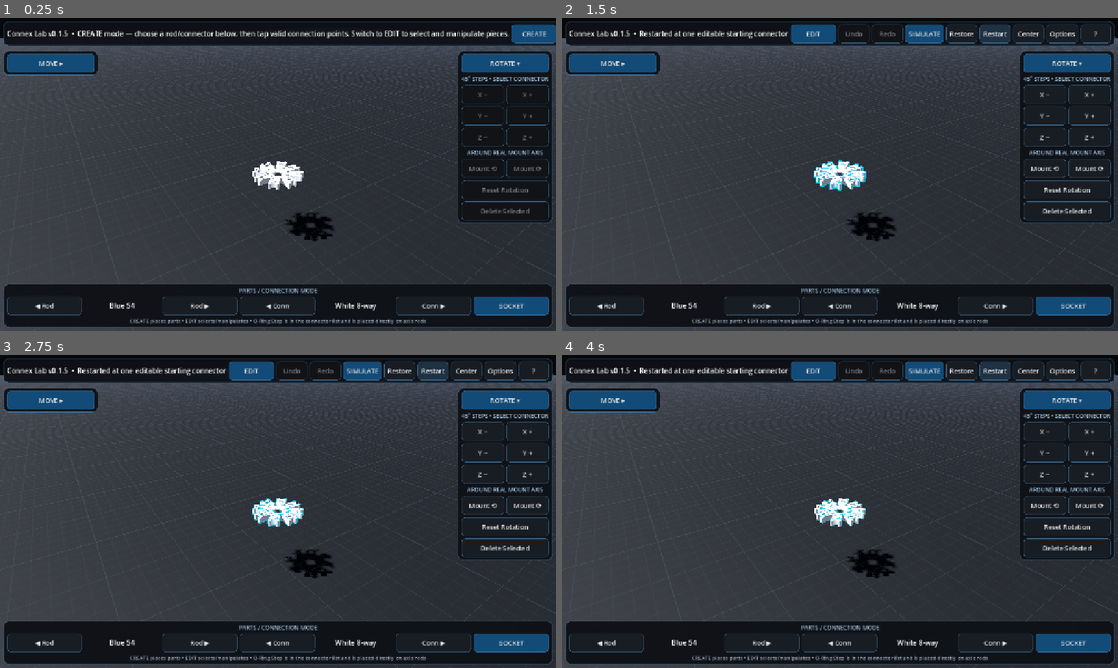
Above: before the commit, frames 1-4 (two rows, left to right).
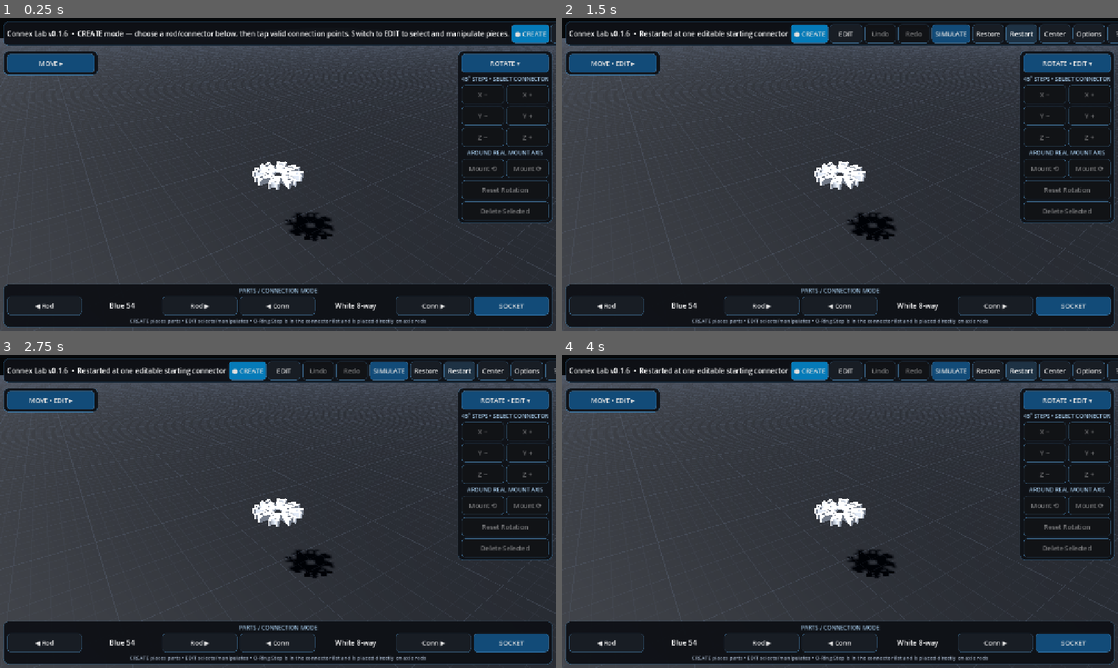
Above: after the commit, the same moments.

Repository: pixel375/connex
Game: Godot game, scene res://Main.tscn
Two runs of this game, one before a commit and one after it. Both use one fixed random seed, a clock stepped at 60 frames per second and the inputs below.
Inputs (mouse positions are in pixels of both pictures, inside the frame that each line leads up to):
- Up to frame 1 (0.25 s): no input
- Up to frame 2 (1.5 s): click (1095, 33) at 0.5 s, where only the run before the commit has a clickable "CREATE"; click "Restart" at 1.25 s
- Up to frame 3 (2.75 s): click "Restart" at 2 s
- Up to frame 4 (4 s): click "Restart" at 2.75 s; click "Restart" at 3.5 s

The runs differ from the first frame. In frame 1, 0.4% of the frame differs, in the area x 11-100%, y 2-9%; in frame 2, 2.7%, in the area x 5-100%, y 1-63%; in frame 3, 2.7%; in frame 4, 2.6%.

Commit message:
ui: load explicit Create/Edit selector

Diff:
--- a/Main.tscn
+++ b/Main.tscn
@@ -1,6 +1,6 @@
 [gd_scene load_steps=2 format=3]
 
-[ext_resource type="Script" path="res://scripts/main_v015.gd" id="1_main"]
+[ext_resource type="Script" path="res://scripts/main_v016.gd" id="1_main"]
 
 [node name="Main" type="Node3D"]
 script = ExtResource("1_main")
